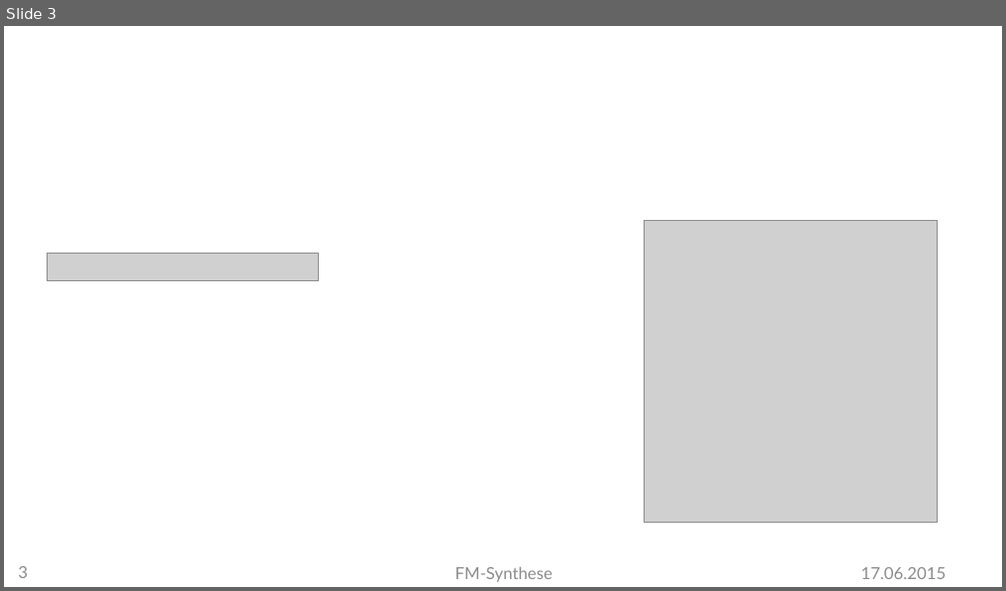
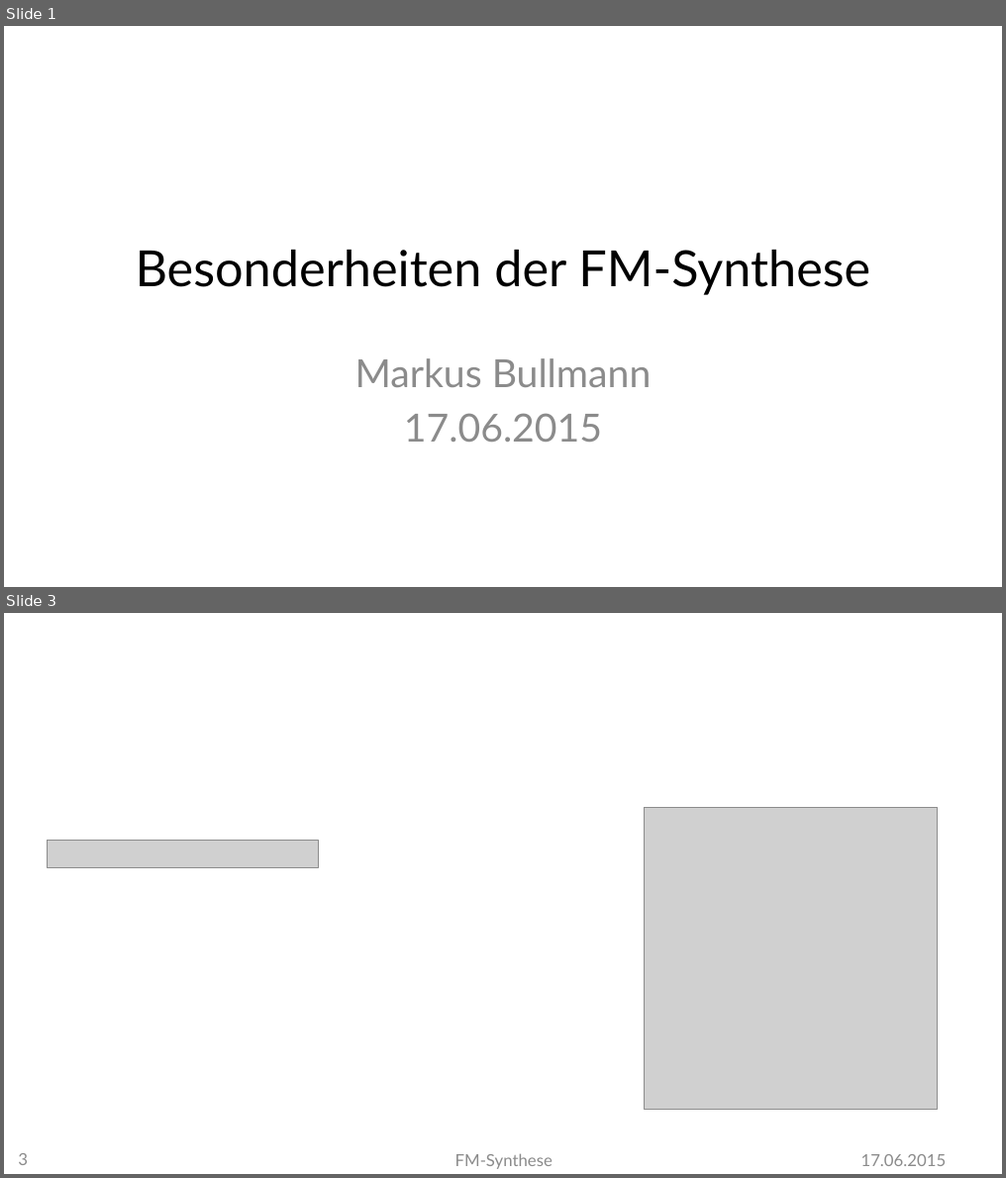
Before and after one commit to MBulli/VSeminar, a slide deck: Praesentation/FMSynthese-Markus.pptx. Shown one above the other, each under a label of ours: slide 3 before the commit, slides 1 and 3 after it; the slides between them are not shown. The pictures are 1006x591 and 1006x1178 pixels, drawn with LibreOffice and Linux fonts; fonts in the diff are those of the drawing; grey boxes stand for pictures; background and template pictures are left out. Boxes give left, top, right and bottom in pixels: in the first picture for what was removed or moved away, otherwise in the second. Text is boxed around its words. In the diff, an @@ line names an element or a change of style, - is before the commit and + after.

```diff
--- a/Praesentation/FMSynthese-Markus.pptx
+++ b/Praesentation/FMSynthese-Markus.pptx
@@ slide 1 added at (4,26,1002,587), background #FFFFFF @@
@@ title added at (136,250,870,295), 36 pt, text #000000 @@
+Besonderheiten der FM-Synthese
@@ subtitle added at (355,359,651,442), 28 pt, text #8C8C8C @@
+Markus Bullmann
+17.06.2015
```
Also in this commit, not shown: 2 slides changed, 3 other slides added, 1 slide removed, 1 other file.
